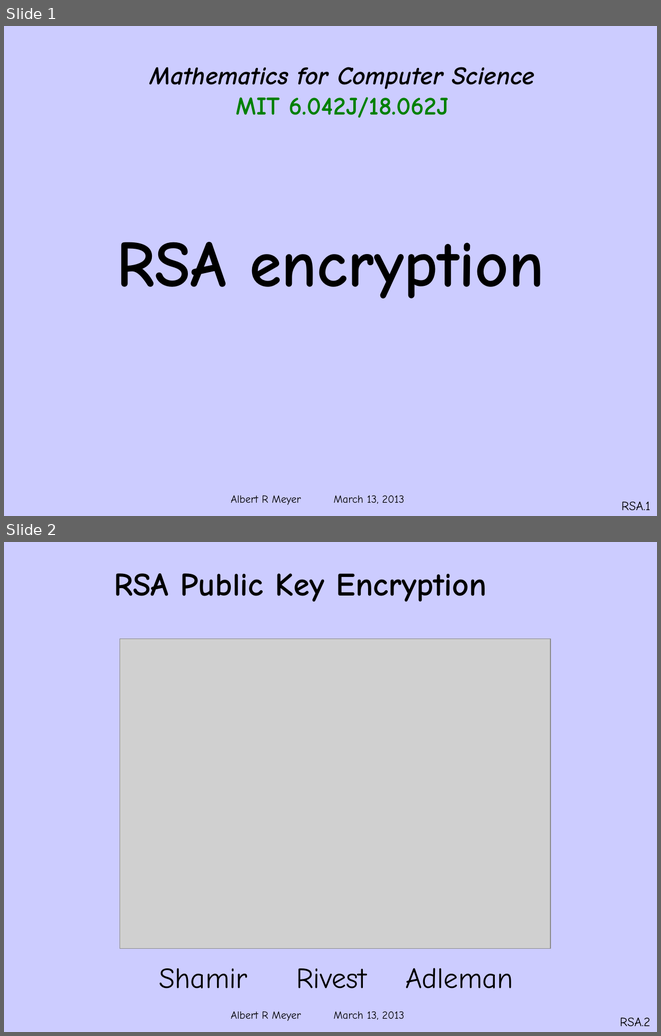
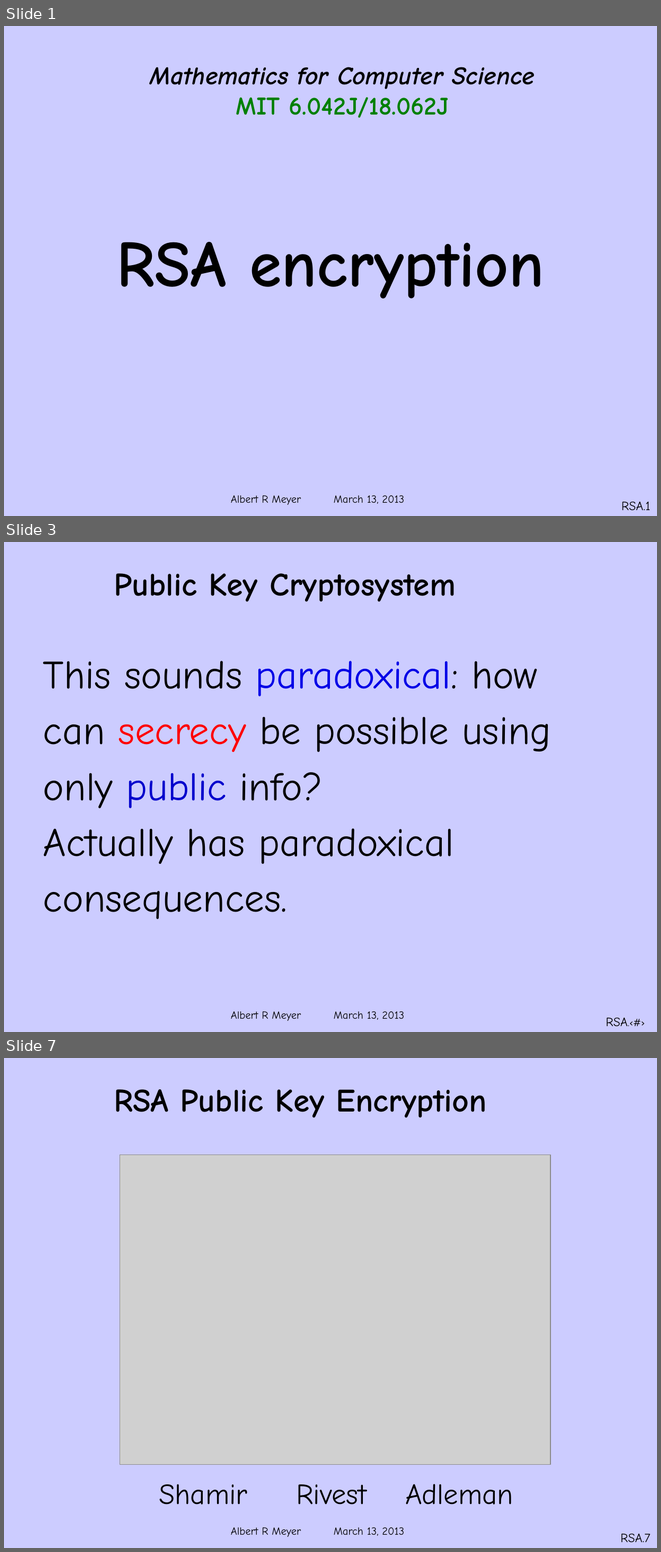
Before and after one commit to armeyer/mcs_web, a slide deck: spring13/slides13/rsa.pptx. Shown one above the other, each under a label of ours: slides 1 and 2 before the commit, slides 1, 3 and 7 after it; the slides between them are not shown. The pictures are 661x1036 and 661x1552 pixels, drawn with LibreOffice and Linux fonts; fonts in the diff are those of the drawing; grey boxes stand for pictures; background and template pictures are left out. Boxes give left, top, right and bottom in pixels: in the first picture for what was removed or moved away, otherwise in the second. Text is boxed around its words. In the diff, an @@ line names an element or a change of style, - is before the commit and + after.

```diff
--- a/spring13/slides13/rsa.pptx
+++ b/spring13/slides13/rsa.pptx
@@ slide 3 added at (4,542,657,1032), background #CCCCFF; not listed: 1 template element that a slide beside it also shows @@
@@ title added at (114,573,456,602), 36 pt, text #000000, bold @@
+Public Key Cryptosystem
@@ text added at (43,661,551,919), 44 pt, text #000000 @@
+This sounds paradoxical: how
+can secrecy be possible using
+only public info?
+Actually has paradoxical
+consequences.
@@ text added at (606,1017,627,1026), 12 pt, text #000000 @@
+RSA.‹#›
@@ what was slide 2 is now slide 7 @@
@@ page number at (620,1533,650,1542): text changed @@
-RSA.2
+RSA.7
```
Also in this commit, not shown: 4 other slides added, 1 other file.
